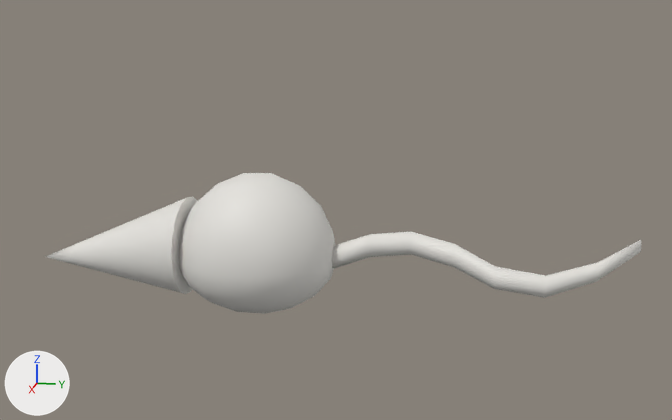
One commit to the FBX model Assets/Model/M_whiteMouse.fbx: the scene before it, then after it.
Before and after are seen from a camera (50 mm lens) standing at (0.1075, 0.0316, 0.0333) and looking at (-0.0007, 0.01, 0.0062). Lighting does not change. The marker at lower left points along +X, +Y and +Z. Where no turn or scale is listed for an object, it has been applied to the vertices.

The older version as bpy lines, for what is in view:
```python
me_m_mouse = bpy.data.meshes.new('M_mouse')
me_m_mouse.from_pydata(...)  # 278 vertices, 316 faces; spans x -0.0083..0.0083, y -0.0288..0.0458, z -0.0069..0.0106
me_m_mouse.materials.append(mat_mousebody)  # light grey #e4e2dd
ob_m_mouse = bpy.data.objects.new('M_mouse', me_m_mouse)
ob_m_mouse.location = (0.0, 0.0, 0.0)
```
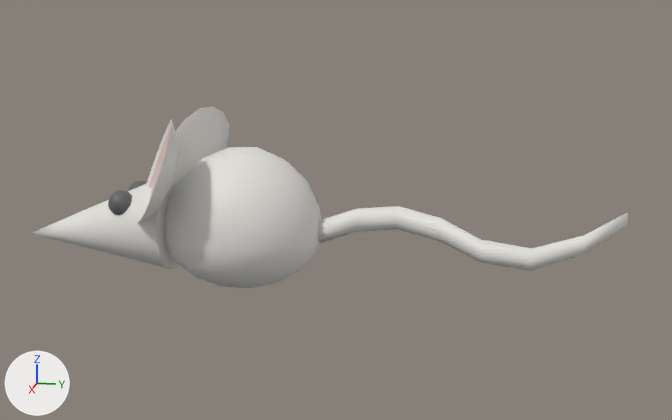
Pixel boxes (x1, y1, x2, y2) of what changed, in the pictures (672 x 420 px; the box of a moved part takes in the faces that stretch with it):
'M_mouse', reshaped (29% taller): before (46, 173, 641, 314); after (32, 106, 628, 288)
part 1 of me_m_mouse, moved or reshaped: before (46, 196, 198, 294); after (32, 172, 183, 269)
part 2 of me_m_mouse, moved or reshaped: before (179, 173, 335, 314); after (164, 147, 321, 288)
part 3 of me_m_mouse, moved or reshaped: before (332, 232, 641, 298); after (317, 206, 628, 271)
part 4 of me_m_mouse, added: after (108, 190, 132, 215)
part 5 of me_m_mouse, added: after (128, 181, 147, 191)
part 6 of me_m_mouse, added: after (137, 119, 178, 223)
part 7 of me_m_mouse, added: after (175, 106, 229, 176)

Diff of the bpy script that builds the scene:
```diff
--- a/Assets/Model/M_whiteMouse.fbx.py
+++ b/Assets/Model/M_whiteMouse.fbx.py
@@ mat_mouseear @@
+mat_mouseear = principled_material('mouseEar')
+mat_mouseear.base_color = (0.721, 0.532, 0.509)  # light grey #ddc1bd
+mat_mouseear.roughness = 0.553
@@ mat_mouseeye @@
+mat_mouseeye = principled_material('mouseEye')
+mat_mouseeye.base_color = (0.124, 0.124, 0.124)  # dark grey #636363
+mat_mouseeye.roughness = 0.553
@@ me_m_mouse @@
 # used by ob_m_mouse; location = (0.0, 0.0, 0.0)
-me_m_mouse.from_pydata(...)  # 278 vertices, 316 faces; spans x -0.0083..0.0083, y -0.0288..0.0458, z -0.0069..0.0106
+me_m_mouse.from_pydata(...)  # 638 vertices, 732 faces; spans x -0.0127..0.0127, y -0.0306..0.044, z -0.0037..0.0176
+# me_m_mouse part 1: the loose piece of 82 vertices spanning x -0.0062..0.0062, y -0.0288..-0.0088, z -0.0052..0.0071 is moved by (0.0, -0.0018, 0.0031)
+# me_m_mouse part 2: the loose piece of 130 vertices spanning x -0.0083..0.0083, y -0.01..0.01, z -0.0069..0.0106 is moved by (0.0, -0.0018, 0.0031)
+# me_m_mouse part 3: the loose piece of 66 vertices spanning x -0.0043..0.0039, y 0.0087..0.0458, z -0.0022..0.0043 is moved by (0.0, -0.0018, 0.0031)
+# me_m_mouse part 4: a new loose piece of 114 vertices spanning x 0.0013..0.0045, y -0.0179..-0.0147, z 0.0051..0.0083, in mat_mouseeye (dark grey #636363)
+# me_m_mouse part 5: a new loose piece of 114 vertices spanning x -0.0045..-0.0013, y -0.0179..-0.0147, z 0.0051..0.0083, in mat_mouseeye (dark grey #636363)
+# me_m_mouse part 6: a new loose piece of 66 vertices spanning x 0.0013..0.0127, y -0.0141..-0.0067, z 0.0051..0.0176
+# me_m_mouse part 7: a new loose piece of 66 vertices spanning x -0.0127..-0.0013, y -0.0141..-0.0067, z 0.0051..0.0176
 me_m_mouse.materials.append(mat_mousebody)
+me_m_mouse.materials.append(mat_mouseeye)  # dark grey #636363
+me_m_mouse.materials.append(mat_mouseear)  # light grey #ddc1bd
```
